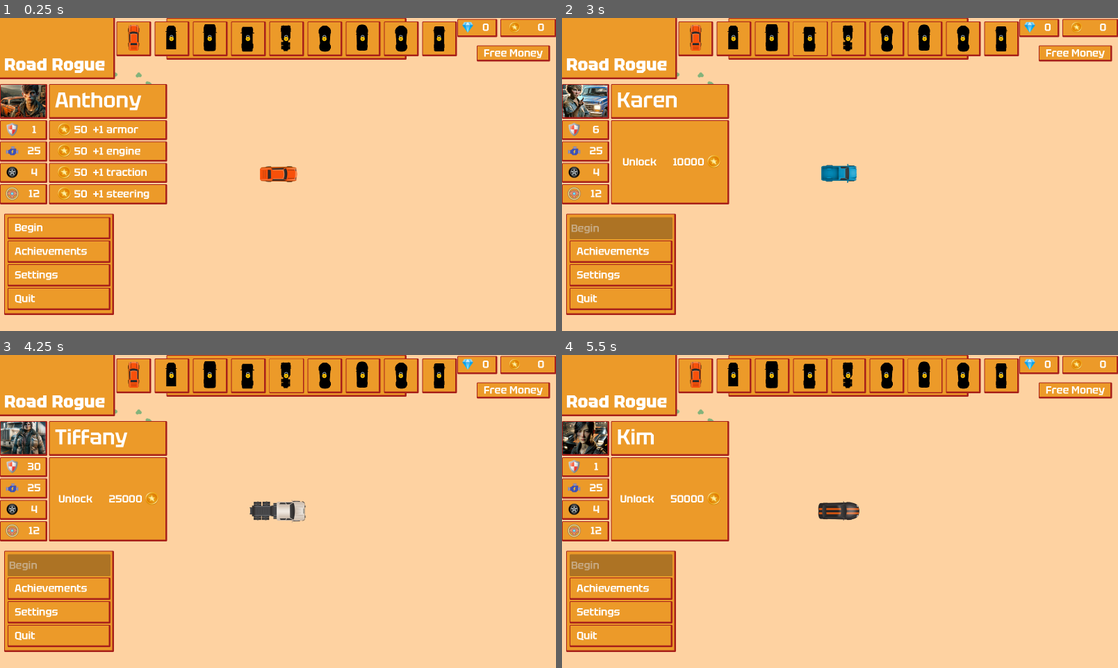
Above: before the commit, frames 1-4 (two rows, left to right).
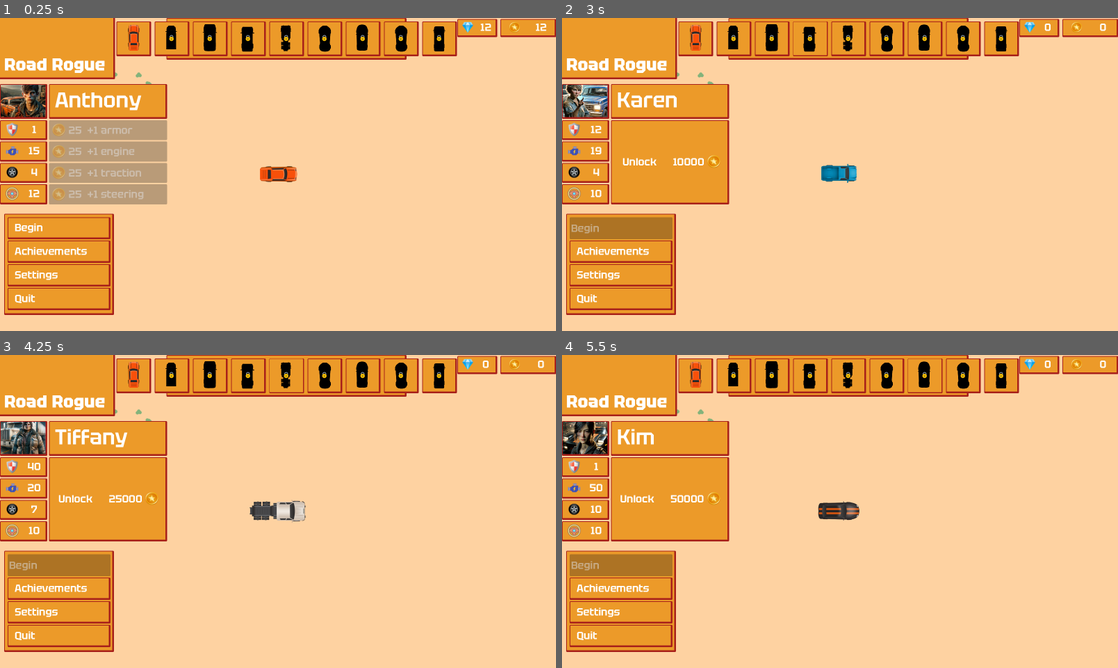
Above: after the commit, the same moments.

Repository: gregrylivingston/GoonCrusher
Game: Godot game, scene res://scene/player/menu/main/mainMenuCamera.tscn
Same seed, same stepped clock (60 frames per second), same inputs: the game is played once before the commit and once after it.
Inputs (mouse positions are in pixels of both pictures, inside the frame that each line leads up to):
- Up to frame 1 (0.25 s): no input
- Up to frame 2 (3 s): click (695, 39) at 0.5 s; click (734, 39) at 1.27 s; click (773, 39) at 2.02 s; click (812, 39) at 2.77 s
- Up to frame 3 (4.25 s): click (289, 376) at 3.52 s
- Up to frame 4 (5.5 s): click (884, 376) at 4.27 s; click (923, 376) at 5.02 s

The runs differ from the first frame. In frame 1, 6.3% of the frame differs, in the area x 5-99%, y 1-60%; in frame 2, 0.8%; in frame 3, 0.8%; in frame 4, 0.8%.

Commit message:
car stat upgrades fully working!

Diff:
--- a/lib/overhead_car_2d/overhead_car_body_2d.gd
+++ b/lib/overhead_car_2d/overhead_car_body_2d.gd
@@ -66,7 +66,10 @@
 	if isPlayer:
 		add_to_group("playerCar")
 		Root.playerCar = self
-
+		engine += SaveManager.playerData.cars[carId].upgrades.engine
+		steering += SaveManager.playerData.cars[carId].upgrades.steering
+		traction += SaveManager.playerData.cars[carId].upgrades.traction
+		armor += SaveManager.playerData.cars[carId].upgrades.armor
 
 func _physics_process(delta):
 	if _path_follow:
@@ -204,8 +207,8 @@
 
 var ui
 var powerupsCollected = 0
-func reward(powerup: String , quantity):
-	self[powerup] += quantity
+func reward(powerup: String , quantity, forShowOnly: bool = false):
+	if not forShowOnly: self[powerup] += quantity
 	health = clamp(health, -10.0, 100.0)
 	fuel = clamp(fuel, -10.0, 100.0)
 	if powerup != "coin" && powerup != "health" && powerup != "fuel":
--- a/scene/car/ambulance/ambulance.tscn
+++ b/scene/car/ambulance/ambulance.tscn
@@ -13,10 +13,10 @@
 [ext_resource type="AudioStream" uid="uid://bcd4sf6yhua60" path="res://scene/car/ambulance/audio/ambulance_intro_8.mp3" id="10_nxecm"]
 
 [node name="Car" instance=ExtResource("1_oirr4")]
-max_engine_power = 24
-max_steering_degrees = 24
-brakes = 20.0
-armor = 40
+engine = 30
+steering = 20
+traction = 20.0
+armor = 20
 profilePic = ExtResource("2_fowyq")
 charName = "Xavier"
 carId = "ambulance"
--- a/scene/car/audi/audi.tscn
+++ b/scene/car/audi/audi.tscn
@@ -11,9 +11,9 @@
 [ext_resource type="AudioStream" uid="uid://cl6ytrrw0j63j" path="res://scene/car/audi/audio/audi_intro_8.mp3" id="9_fgfbn"]
 
 [node name="Car" instance=ExtResource("1_0vonh")]
-max_engine_power = 45
-max_steering_degrees = 40
-brakes = 30.0
+engine = 40
+steering = 15
+traction = 15.0
 charName = "Snake"
 carId = "audi"
 introAudio = Array[AudioStreamMP3]([ExtResource("2_h46eo"), ExtResource("3_m3p6c"), ExtResource("4_bpqde"), ExtResource("5_peerr"), ExtResource("6_qlobn"), ExtResource("7_jqmce"), ExtResource("8_ew31w"), ExtResource("9_fgfbn")])
--- a/scene/car/pickup/pickup.tscn
+++ b/scene/car/pickup/pickup.tscn
@@ -13,9 +13,9 @@
 [ext_resource type="AudioStream" uid="uid://b4rf8s2i8u2wa" path="res://scene/car/pickup/audio/pickup_intro_8.mp3" id="10_iv8ox"]
 
 [node name="Car" instance=ExtResource("1_150xb")]
-max_engine_power = 15
-max_steering_degrees = 10
-armor = 6
+engine = 19
+steering = 10
+armor = 12
 profilePic = ExtResource("2_m38a1")
 charName = "Karen"
 carId = "pickup"
--- a/scene/car/police/police.tscn
+++ b/scene/car/police/police.tscn
@@ -13,9 +13,9 @@
 [ext_resource type="AudioStream" uid="uid://csj5cc0mio728" path="res://scene/car/police/audio/police_intro_8.mp3" id="10_ovhbp"]
 
 [node name="Car" instance=ExtResource("1_qtyvp")]
-max_engine_power = 40
-max_steering_degrees = 30
-brakes = 20.0
+engine = 35
+steering = 25
+traction = 20.0
 armor = 10
 profilePic = ExtResource("2_hmbi1")
 charName = "Nikita"
--- a/scene/car/racer/racer.tscn
+++ b/scene/car/racer/racer.tscn
@@ -13,8 +13,9 @@
 [ext_resource type="AudioStream" uid="uid://yw1tml0bor3p" path="res://scene/car/racer/audio/Racer_Intro_8.mp3" id="10_b3qsk"]
 
 [node name="Car" instance=ExtResource("1_kgqi5")]
-max_engine_power = 60
-brakes = 16.0
+engine = 50
+steering = 10
+traction = 10.0
 profilePic = ExtResource("2_wgnyl")
 charName = "Kim"
 carId = "racer"
--- a/scene/car/sedan/sedan.tscn
+++ b/scene/car/sedan/sedan.tscn
@@ -22,8 +22,7 @@
 [ext_resource type="AudioStream" uid="uid://88bkbtxex6aa" path="res://scene/car/sedan/audio/sedan_joy_3.mp3" id="17_8xiul"]
 
 [node name="Car" instance=ExtResource("1_ehr7y")]
-max_engine_power = 19
-max_steering_degrees = 15
+engine = 15
 profilePic = ExtResource("2_yxeex")
 charName = "Anthony"
 carId = "sedan"
--- a/scene/car/semi/semi.tscn
+++ b/scene/car/semi/semi.tscn
@@ -16,10 +16,10 @@
 size = Vector2(309, 115)
 
 [node name="Car" instance=ExtResource("1_16fys")]
-max_engine_power = 16
-max_steering_degrees = 8
-brakes = 5.0
-armor = 30
+engine = 20
+steering = 10
+traction = 7.0
+armor = 40
 profilePic = ExtResource("2_u7uhp")
 charName = "Tiffany"
 carId = "semi"
--- a/scene/car/taxi/taxi.tscn
+++ b/scene/car/taxi/taxi.tscn
@@ -13,10 +13,8 @@
 [ext_resource type="AudioStream" uid="uid://cqacqnl7nyjja" path="res://scene/car/taxi/audio/taxi_intro_8.mp3" id="10_a7xbb"]
 
 [node name="Car" instance=ExtResource("1_v41dt")]
-max_engine_power = 22
-max_steering_degrees = 18
-brakes = 5.0
-armor = 2
+engine = 20
+steering = 18
 profilePic = ExtResource("2_e55go")
 charName = "Andrew"
 carId = "taxi"
--- a/scene/car/van/van.tscn
+++ b/scene/car/van/van.tscn
@@ -13,9 +13,8 @@
 [ext_resource type="AudioStream" uid="uid://coefix2xox74e" path="res://scene/car/van/audio/van_intro_8.mp3" id="10_rilhi"]
 
 [node name="Car" instance=ExtResource("1_p428k")]
-max_engine_power = 12
-max_steering_degrees = 10
-brakes = 3.0
+engine = 12
+steering = 10
 armor = 10
 profilePic = ExtResource("2_xl250")
 charName = "Lester"
--- a/scene/level/levelRoot.tscn
+++ b/scene/level/levelRoot.tscn
@@ -13,7 +13,7 @@
 [ext_resource type="PackedScene" uid="uid://ctu8kn88lhjpn" path="res://scene/powerup/engine.tscn" id="11_eyh6h"]
 [ext_resource type="PackedScene" uid="uid://c3nj8qlsr0clb" path="res://scene/powerup/coin.tscn" id="12_ufw4g"]
 [ext_resource type="PackedScene" uid="uid://bogdlh0ch1tuf" path="res://scene/powerup/purse.tscn" id="13_65wfl"]
-[ext_resource type="PackedScene" uid="uid://bgogx6yxekbjp" path="res://scene/powerup/brakes.tscn" id="14_d48sd"]
+[ext_resource type="PackedScene" uid="uid://bgogx6yxekbjp" path="res://scene/powerup/traction.tscn" id="14_d48sd"]
 
 [node name="LevelRoot" type="Node2D" groups=["levelRoot"]]
 script = ExtResource("1_65p74")
@@ -32,20 +32,7 @@
 
 [node name="Car" parent="." instance=ExtResource("2_v78xq")]
 position = Vector2(662, 405)
-traction = 4.0
-armor = 1
-friction = 0.9
-drag = 0.0015
-slip_speed = 400
-traction_fast = 0.1
-traction_slow = 0.7
-wheel_base = 70
-isPlayer = true
-charName = "Hi"
-carId = ""
-introAudio = Array[AudioStreamMP3]([])
-purseAudio = Array[AudioStreamMP3]([])
-powerupAudio = Array[AudioStreamMP3]([])
+carId = "sedan"
 
 [node name="Spawner" parent="Car" instance=ExtResource("5_4um6i")]
 position = Vector2(3000, 0)
--- a/scene/player/menu/main/mainMenu.gd
+++ b/scene/player/menu/main/mainMenu.gd
@@ -63,6 +63,10 @@
 		$voicePlayer.stream = Root.playerCar.introAudio[randi_range(0 , Root.playerCar.introAudio.size()-1)]
 		$voicePlayer.play()
 
+	uiCarStatsUpdate()
+
+
+func uiCarStatsUpdate():
 	var statUpgradeButtons = [$carStatUpgrades/statUpgrade, $carStatUpgrades/statUpgrade2, $carStatUpgrades/statUpgrade3, $carStatUpgrades/statUpgrade4]
 	var unlockButton = $carStatUpgrades/unlockButton
 
@@ -78,20 +82,24 @@
 
 
 func uiUpdate():
+	await get_tree().create_timer(.3).timeout
 	$myCoins.setValue( SaveManager.playerData.coin )
 	$myGems.setValue ( SaveManager.playerData.gem )
 	for i in [$carStatUpgrades/statUpgrade, $carStatUpgrades/statUpgrade2, $carStatUpgrades/statUpgrade3, $carStatUpgrades/statUpgrade4]:i.refresh()
-
+	$carStatsContainer.updateStats()
 
 func _on_free_money_button_pressed():
 	SaveManager.addGems( 25 )
 	SaveManager.addCoins( 1000 )
-
-
-
 
 func _on_unlock_button_pressed():
 	if SaveManager.unlockCar():
 		createCarArray()
 		selectCar(Root.cars[Root.playerCar.carId])
 		uiUpdate()
+
+
+
+
+func _on_settings_button_pressed():
+	add_child(load("res://scene/player/menu/settings/settings.tscn").instantiate())
--- a/scene/player/menu/main/mainMenu.tscn
+++ b/scene/player/menu/main/mainMenu.tscn
@@ -158,14 +158,13 @@
 myIcon = ExtResource("12_baips")
 
 [node name="freeMoneyButton" parent="." instance=ExtResource("2_1mco8")]
-anchors_preset = 1
-anchor_left = 1.0
+self_modulate = Color(1, 1, 1, 0)
+anchors_preset = 0
+anchor_right = 0.0
 anchor_bottom = 0.0
-offset_left = -228.0
-offset_top = 79.0
-offset_right = -17.0
-offset_bottom = 125.0
-grow_horizontal = 0
+offset_right = 308.0
+offset_bottom = 93.0
+grow_horizontal = 1
 grow_vertical = 1
 text = "Free Money"
 
@@ -194,24 +193,24 @@
 theme_override_font_sizes/font_size = 60
 text = "Andre"
 
-[node name="statUpgrade" parent="carStatUpgrades" instance=ExtResource("12_75cgo")]
+[node name="statUpgrade" parent="carStatUpgrades" groups=["armorui"] instance=ExtResource("12_75cgo")]
 layout_mode = 2
 size_flags_vertical = 3
 myStat = "armor"
 
-[node name="statUpgrade2" parent="carStatUpgrades" instance=ExtResource("12_75cgo")]
+[node name="statUpgrade2" parent="carStatUpgrades" groups=["engineui"] instance=ExtResource("12_75cgo")]
 layout_mode = 2
 size_flags_vertical = 3
 text = "+1 Engine   300"
 myStat = "engine"
 
-[node name="statUpgrade3" parent="carStatUpgrades" instance=ExtResource("12_75cgo")]
+[node name="statUpgrade3" parent="carStatUpgrades" groups=["tractionui"] instance=ExtResource("12_75cgo")]
 layout_mode = 2
 size_flags_vertical = 3
 text = "+1 Traction   300"
 myStat = "traction"
 
-[node name="statUpgrade4" parent="carStatUpgrades" instance=ExtResource("12_75cgo")]
+[node name="statUpgrade4" parent="carStatUpgrades" groups=["steeringui"] instance=ExtResource("12_75cgo")]
 layout_mode = 2
 size_flags_vertical = 3
 text = "+1 Steering   300"
@@ -230,6 +229,7 @@
 volume_db = 2.0
 
 [connection signal="pressed" from="Panel2/VBoxContainer/beginButton" to="." method="_on_begin_button_pressed"]
+[connection signal="pressed" from="Panel2/VBoxContainer/settingsButton" to="." method="_on_settings_button_pressed"]
 [connection signal="pressed" from="Panel2/VBoxContainer/quitButton" to="." method="_on_quit_button_pressed"]
 [connection signal="pressed" from="freeMoneyButton" to="." method="_on_free_money_button_pressed"]
 [connection signal="pressed" from="carStatUpgrades/unlockButton" to="." method="_on_unlock_button_pressed"]
--- a/scene/player/menu/main/statUpgradeButton.gd
+++ b/scene/player/menu/main/statUpgradeButton.gd
@@ -1,6 +1,9 @@
 extends roadButton
 
 @export var myStat: String
+
+
+
 
 # Called when the node enters the scene tree for the first time.
 func _ready():
@@ -9,7 +12,10 @@
 	refresh()
 
 func refresh():
+	var requestCost = SaveManager.requestStatCost(myStat)
 	text = str(SaveManager.requestStatCost(myStat)) + "  +1 " + myStat
+	if requestCost > SaveManager.playerData.coin: disabled = true
+	else: disabled = false
 
 
 # Called every frame. 'delta' is the elapsed time since the previous frame.
@@ -19,4 +25,17 @@
 
 
 func _on_upgrade_pressed():
-	SaveManager.requestStatUpgrade(myStat)
+	if SaveManager.requestStatUpgrade(myStat):
+		sendReward(Root.playerCar)
+
+
+
+
+func sendReward(body):
+	var powerupScene = load("res://scene/powerup/" + myStat + ".tscn")
+	var newPowerup = powerupScene.instantiate()
+	newPowerup.global_position = Root.playerCar.global_position
+	Root.playerCar.get_parent().add_child(newPowerup)
+	newPowerup.sendReward(body, true)
+	body.playPurseRewardAudio()
+	Root.mainMenu.uiUpdate()
--- /dev/null
+++ b/scene/player/menu/settings/settings.gd
@@ -0,0 +1,15 @@
+extends Button
+
+
+# Called when the node enters the scene tree for the first time.
+func _ready():
+	pass # Replace with function body.
+
+
+# Called every frame. 'delta' is the elapsed time since the previous frame.
+func _process(delta):
+	pass
+
+
+func _on_pressed():
+	queue_free()
--- /dev/null
+++ b/scene/player/menu/settings/settings.tscn
@@ -0,0 +1,32 @@
+[gd_scene load_steps=4 format=3 uid="uid://bt4kqynx5rxfe"]
+
+[ext_resource type="Theme" uid="uid://co40pijjc7hbw" path="res://style/roadRogue.tres" id="1_0hbe5"]
+[ext_resource type="StyleBox" uid="uid://cgcjmjg4qdbt2" path="res://style/style_box_semitransparent.tres" id="2_b5vew"]
+[ext_resource type="Script" path="res://scene/player/menu/settings/settings.gd" id="3_wvtpg"]
+
+[node name="Settings" type="Button"]
+anchors_preset = 15
+anchor_right = 1.0
+anchor_bottom = 1.0
+grow_horizontal = 2
+grow_vertical = 2
+theme = ExtResource("1_0hbe5")
+theme_override_styles/normal = ExtResource("2_b5vew")
+theme_override_styles/hover = ExtResource("2_b5vew")
+theme_override_styles/pressed = ExtResource("2_b5vew")
+theme_override_styles/focus = ExtResource("2_b5vew")
+script = ExtResource("3_wvtpg")
+
+[node name="Panel" type="Panel" parent="."]
+layout_mode = 1
+anchors_preset = 15
+anchor_right = 1.0
+anchor_bottom = 1.0
+offset_left = 326.0
+offset_top = 168.0
+offset_right = -347.0
+offset_bottom = -184.0
+grow_horizontal = 2
+grow_vertical = 2
+
+[connection signal="pressed" from="." to="." method="_on_pressed"]
--- a/scene/powerup/powerup.gd
+++ b/scene/powerup/powerup.gd
@@ -9,13 +9,13 @@
 			$Area2D.queue_free()
 			sendReward(body)
 
-func sendReward(body):
+func sendReward(body, forShowOnly: bool = false):
 	$AudioStreamReward.play()
 	uiControlNode = get_tree().get_first_node_in_group(powerup+"ui")
 	startPosition = global_position
 	get_tree().create_tween().tween_method(flyToUi, 0.0, 1.0, 0.3)
 	await get_tree().create_timer(0.05).timeout
-	body.reward(powerup , quantity)
+	body.reward(powerup , quantity, forShowOnly)
 	await get_tree().create_timer(0.25).timeout
 	visible = false
 	await get_tree().create_timer(2).timeout
--- a/scene/powerup/purse.gd
+++ b/scene/powerup/purse.gd
@@ -2,14 +2,14 @@
 
 var coinScene = preload("res://scene/powerup/coin.tscn")
 
-func sendReward(body):
+func sendReward(body, forShowOnly: bool = false):
 	var coinsToReward = randi_range( 5 , 100 )
 	visible = false
 	for i in coinsToReward:
 		var newCoin = coinScene.instantiate()
 		newCoin.global_position = Root.playerCar.global_position + Vector2( randi_range(-100,100) ,randi_range(-100,100) )
 		get_parent().add_child(newCoin)
-		newCoin.sendReward(body)
+		newCoin.sendReward(body, forShowOnly)
 		await get_tree().process_frame
 	body.playPurseRewardAudio()
 	queue_free()
--- a/scripts/global/root.gd
+++ b/scripts/global/root.gd
@@ -27,7 +27,7 @@
 	"coin":preload("res://scene/powerup/coin.tscn"),
 	"purse":preload("res://scene/powerup/purse.tscn"),
 	"gem":preload("res://scene/powerup/gem.tscn"),
-	"brakes":preload("res://scene/powerup/brakes.tscn"),
+	"brakes":preload("res://scene/powerup/traction.tscn"),
 }
 
 @onready var goon = {
--- a/scripts/global/saveManager.gd
+++ b/scripts/global/saveManager.gd
@@ -60,7 +60,7 @@
 	else: return false
 
 func requestStatCost(statString: String):
-	return pow( playerData.cars[Root.playerCar.carId].upgrades[statString] + 1 , 2 ) * 50
+	return pow( playerData.cars[Root.playerCar.carId].upgrades[statString] + 1 , 2 ) * 25
 
 func requestStatUpgrade(statString: String):
 	var requestCost = requestStatCost(statString)
--- /dev/null
+++ b/style/style_box_semitransparent.tres
@@ -0,0 +1,4 @@
+[gd_resource type="StyleBoxFlat" format=3 uid="uid://cgcjmjg4qdbt2"]
+
+[resource]
+bg_color = Color(0, 0, 0, 0.501961)
Renamed: scene/powerup/brakes.tscn -> scene/powerup/traction.tscn
